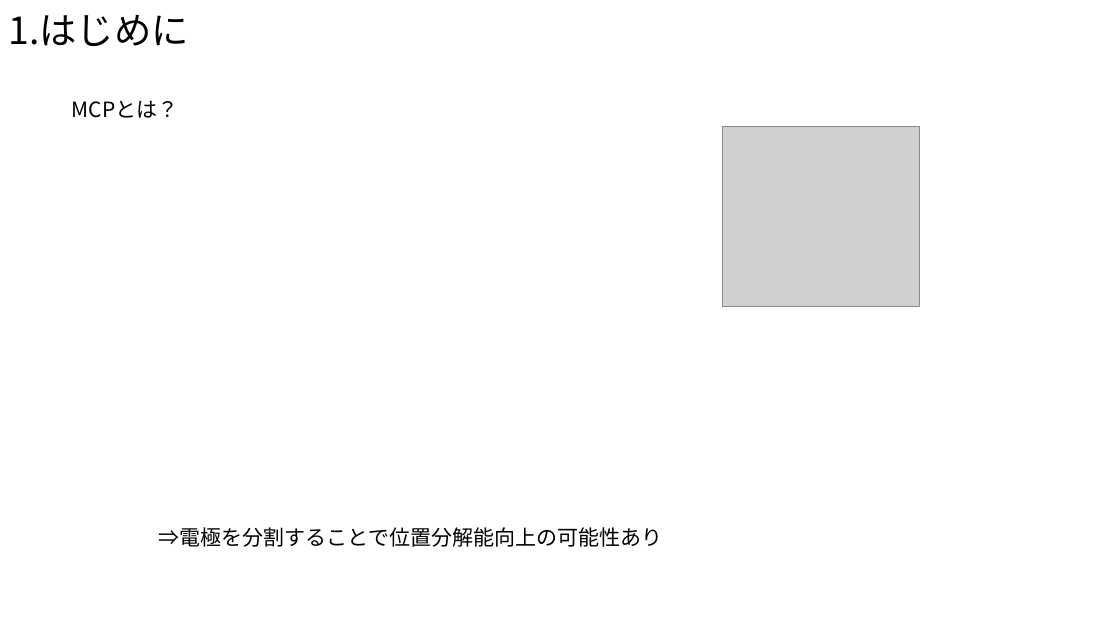
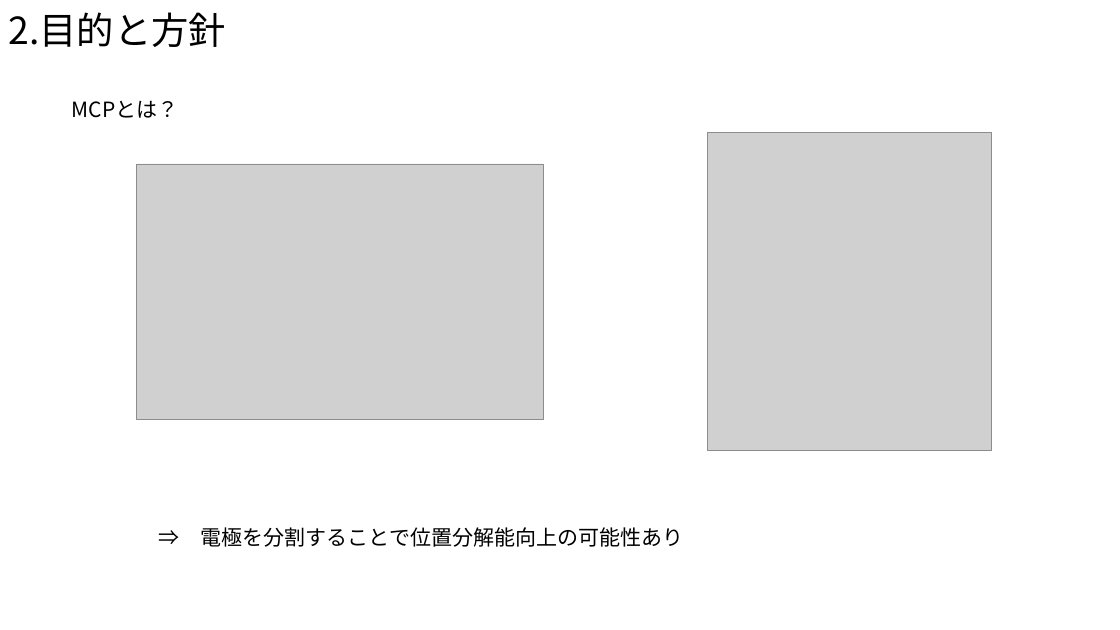
Before and after one commit to Takeuchi-yuya/Ksimulation, a slide deck: slide 6 of docs/最終発表.pptx (slide 5 before the commit). Drawn at 1120x630 pixels with LibreOffice and Linux fonts; fonts in the diff are those of the drawing; grey boxes stand for pictures. Boxes give left, top, right and bottom in pixels: in the first picture for what was removed or moved away, otherwise in the second. Text is boxed around its words. In the diff, an @@ line names an element or a change of style, - is before the commit and + after.

```diff
--- a/docs/最終発表.pptx
+++ b/docs/最終発表.pptx
@@ title at (8,12,226,47): text changed @@
-1.はじめに
+2.目的と方針
@@ picture: place and size @@
-picture at (723,126,920,307)
+picture at (707,133,991,451)
@@ picture added at (137,164,544,419) @@
@@ text at (201,527,683,547): spaces changed @@
-⇒電極を分割することで位置分解能向上の可能性あり
+⇒ 電極を分割することで位置分解能向上の可能性あり
```
Also in this commit, not shown: 6 other slides changed, 2 slides added, 1 slide removed.
